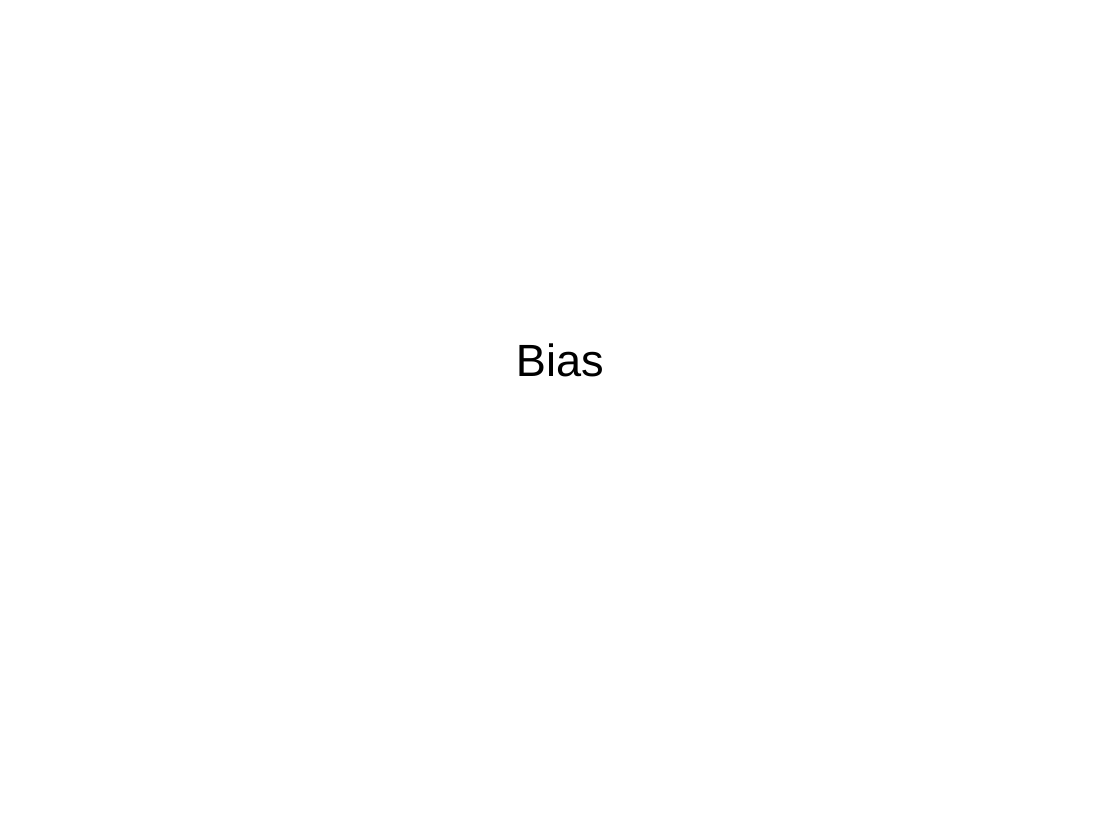
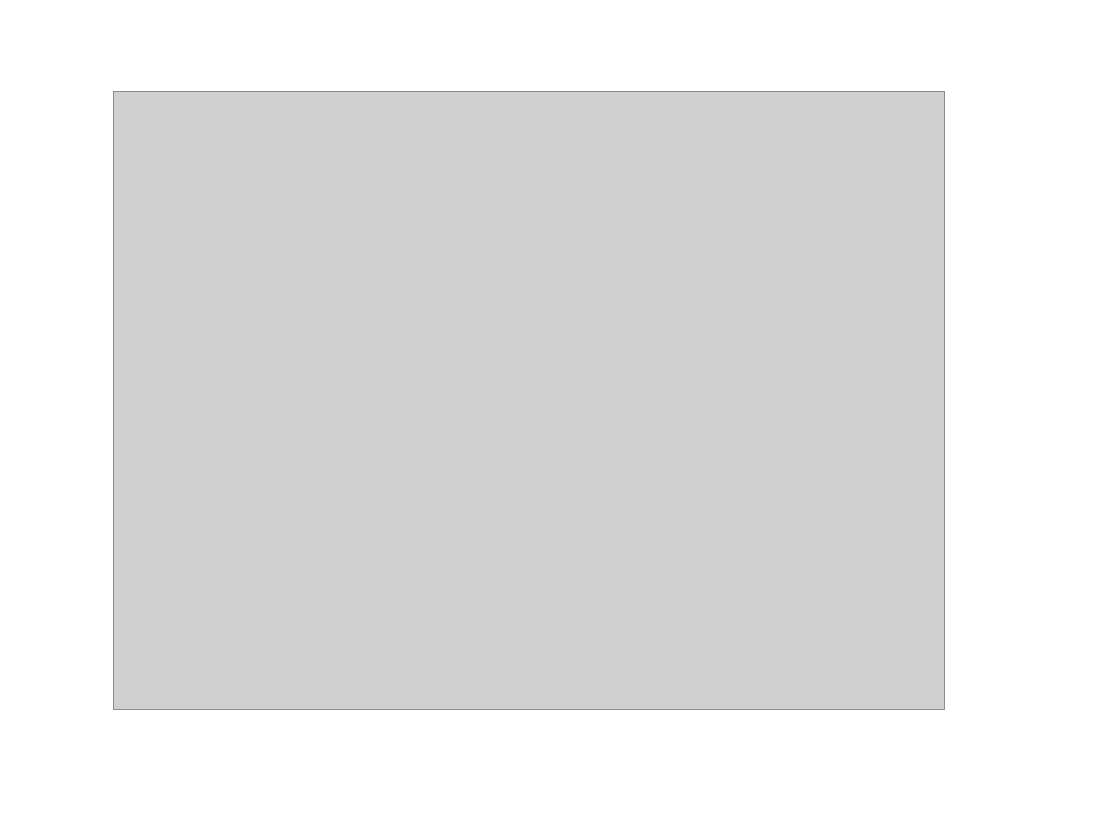
Before and after one commit to amueller/talks_odt, a slide deck: slide 39 of 2017/promises_and_perils_pyparis.odp. Drawn at 1120x840 pixels with LibreOffice and Linux fonts; fonts in the diff are those of the drawing; grey boxes stand for pictures. Boxes give left, top, right and bottom in pixels: in the first picture for what was removed or moved away, otherwise in the second. Text is boxed around its words. In the diff, an @@ line names an element or a change of style, - is before the commit and + after.

```diff
--- a/2017/promises_and_perils_pyparis.odp
+++ b/2017/promises_and_perils_pyparis.odp
@@ picture added at box(114, 91, 945, 709) @@
@@ subtitle removed at box(516, 343, 604, 377) @@
-Bias
```
Also in this commit, not shown: 4 other slides changed, 7 slides added, 5 slides removed.
